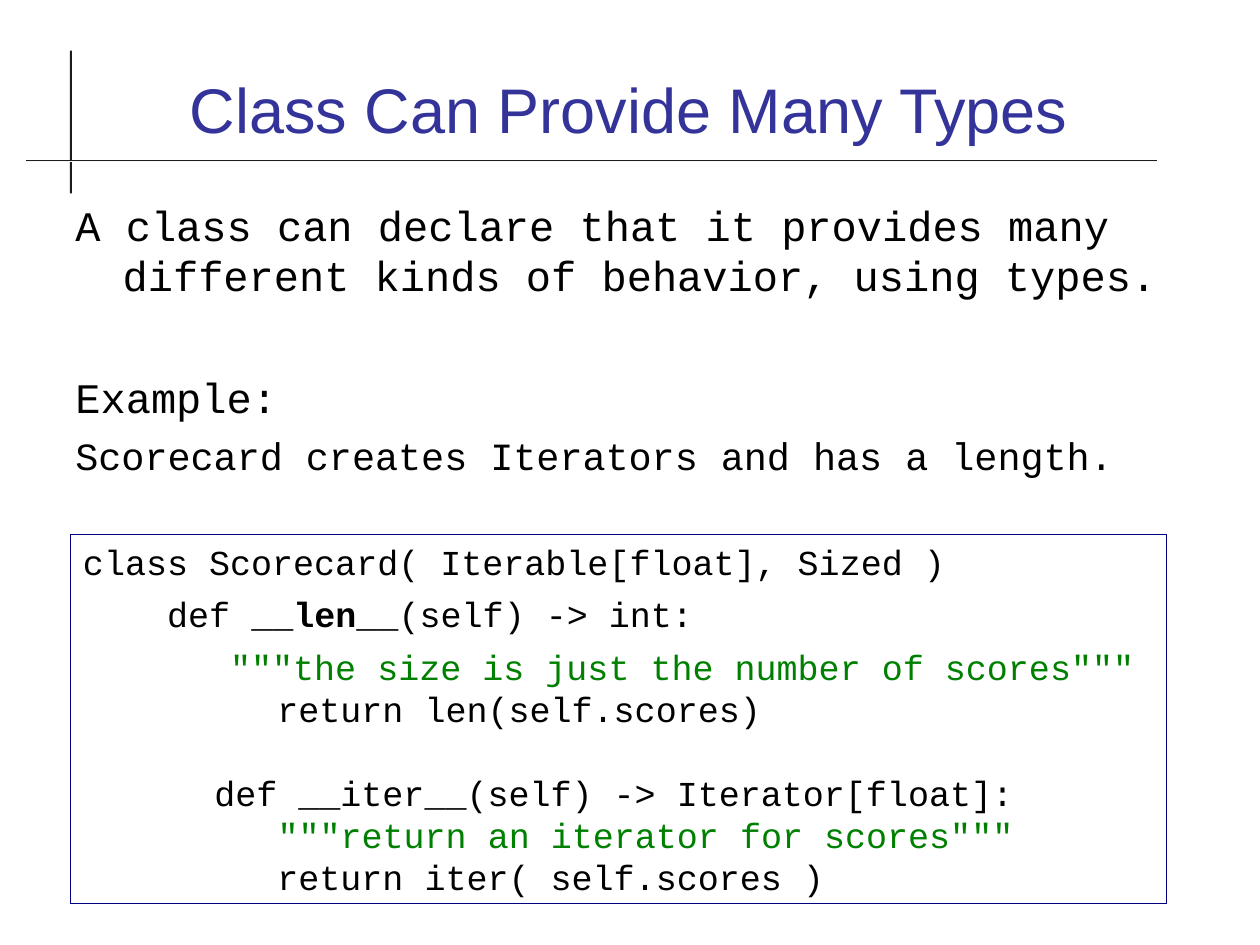
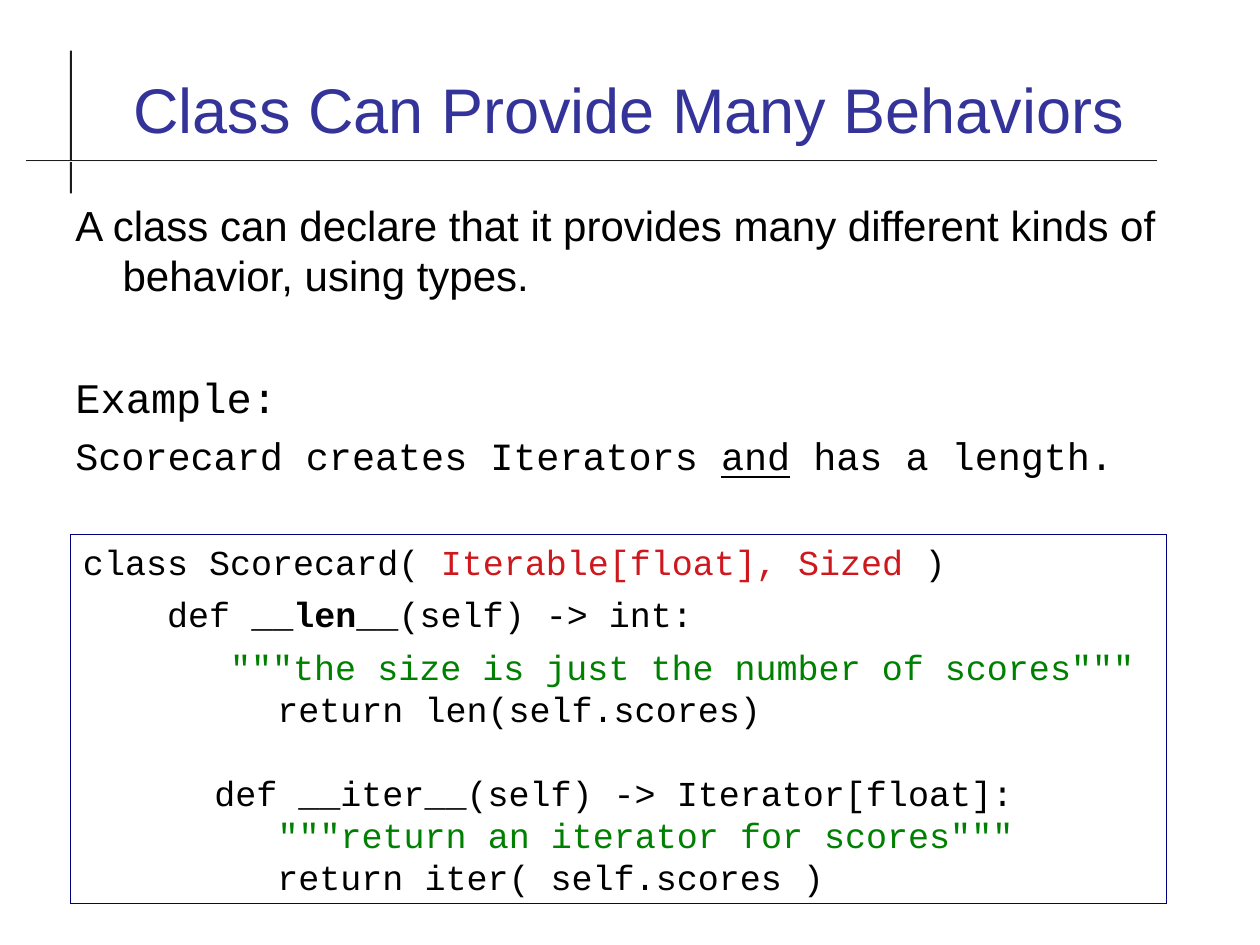
Before and after one commit to cpske/ISP, a slide deck: slide 25 of code-quality/Type-Checking.odp. Drawn at 1260x945 pixels with LibreOffice and Linux fonts; fonts in the diff are those of the drawing. Boxes give left, top, right and bottom in pixels: in the first picture for what was removed or moved away, otherwise in the second. Text is boxed around its words. In the diff, an @@ line names an element or a change of style, - is before the commit and + after.

```diff
--- a/code-quality/Type-Checking.odp
+++ b/code-quality/Type-Checking.odp
@@ title at bbox=[133, 87, 1124, 145]: text changed @@
-Class Can Provide Many Types
+Class Can Provide Many Behaviors
@@ text at bbox=[75, 210, 1155, 478]: font Courier New to Arial in "A class can declare that it provides ..."; underline on in "and" @@
@@ text in rectangle at bbox=[83, 550, 903, 583]: text colour #000000 to #CE181E in "Iterable[float], Sized" @@
```
Also in this commit, not shown: 9 other slides changed, 1 other file.
